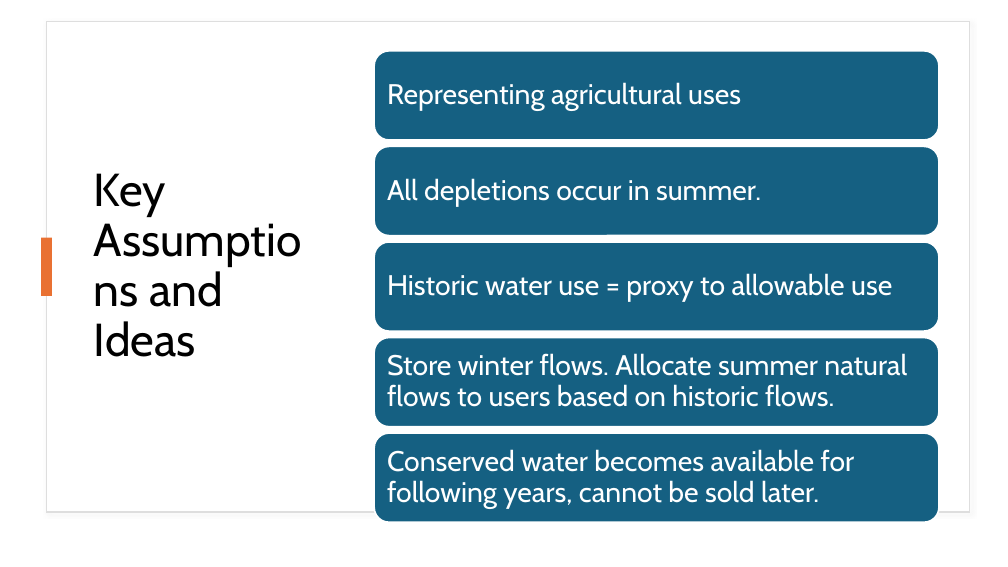
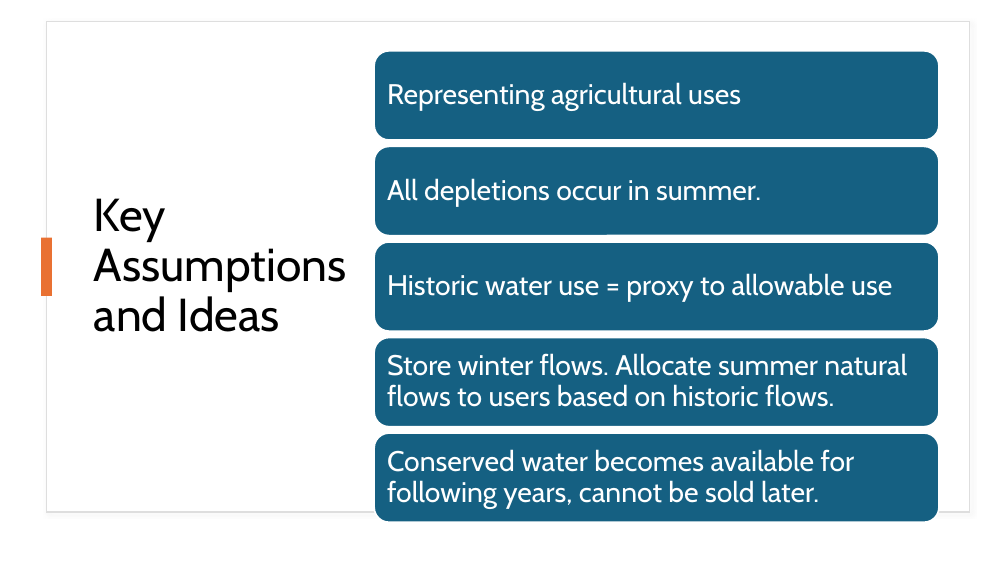
Before and after one commit to HaadiaBaig/BearRiverWaterBank, a slide deck: slide 3 of Session Guide/IntroPresentation.pptx. Drawn at 1008x567 pixels with LibreOffice and Linux fonts; fonts in the diff are those of the drawing. Boxes give left, top, right and bottom in pixels: in the first picture for what was removed or moved away, otherwise in the second. Text is boxed around its words. In the diff, an @@ line names an element or a change of style, - is before the commit and + after.

```diff
--- a/Session Guide/IntroPresentation.pptx
+++ b/Session Guide/IntroPresentation.pptx
@@ title "Key Assumptions and Ideas" rewrapped from [94, 173, 223, 357] to [94, 198, 347, 332] @@
```
Also in this commit, not shown: 1 other slide changed.
